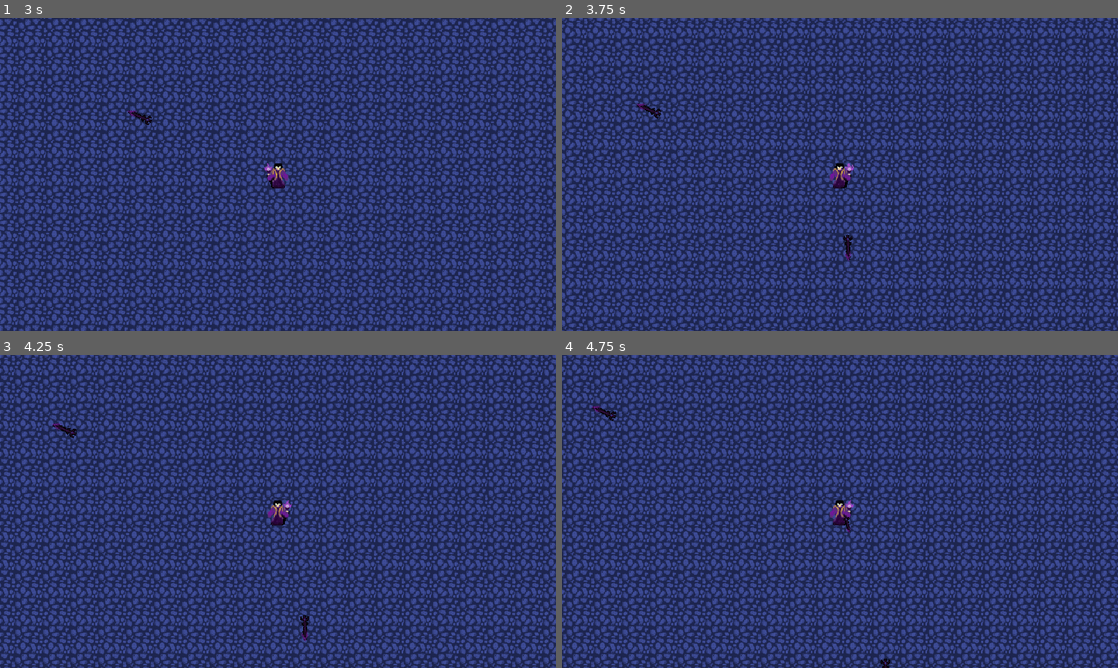
Above: before the commit, frames 1-4 (two rows, left to right).
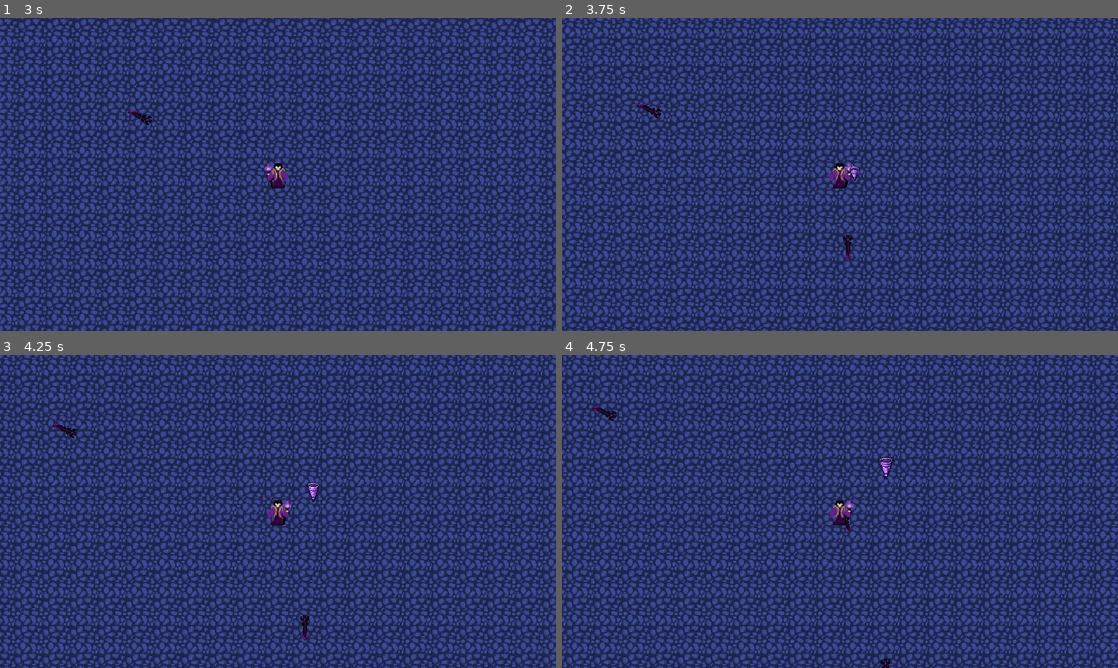
Above: after the commit, the same moments.

Repository: maybiiLen/ShadowMage-Survivor
Game: Godot game, scene res://World/world.tscn
Two runs of this game, one before a commit and one after it. Both use one fixed random seed, a clock stepped at 60 frames per second and the inputs below.
Inputs:
- Up to frame 1 (3 s): tap Enter at 0.5 s; hold D (right) 0.53-1.28 s; hold S (down) 1.28-2.03 s; hold D (right) 2.03-2.78 s; hold W (up) from 2.78 s (still down)
- Up to frame 2 (3.75 s): release W (up) at 3.53 s; hold A (left) from 3.53 s (still down)
- Up to frame 3 (4.25 s): keep holding A (left)
- Up to frame 4 (4.75 s): keep holding A (left)

Frame 1 is identical in both runs. In frame 2, less than 0.1% of the frame differs, in the area x 51-54%, y 47-52%; in frame 3, less than 0.1%; in frame 4, less than 0.1%, in the area x 57-60%, y 32-40%.

Commit message:
Tornado Attack

Diff:
--- a/Enemy/explosion.tscn
+++ b/Enemy/explosion.tscn
@@ -3,6 +3,21 @@
 [ext_resource type="Texture2D" uid="uid://b8nv8r3maq4g4" path="res://Textures/Enemy/explosion_pixelfied.png" id="1_r4n07"]
 [ext_resource type="AudioStream" uid="uid://dj5goss4r8afs" path="res://Audio/SoundEffect/enemy_death.ogg" id="2_7d2pg"]
 [ext_resource type="Script" path="res://Enemy/explosion.gd" id="2_q4ymp"]
+
+[sub_resource type="Animation" id="Animation_3dhpx"]
+length = 0.001
+tracks/0/type = "value"
+tracks/0/imported = false
+tracks/0/enabled = true
+tracks/0/path = NodePath(".:frame")
+tracks/0/interp = 1
+tracks/0/loop_wrap = true
+tracks/0/keys = {
+"times": PackedFloat32Array(0),
+"transitions": PackedFloat32Array(1),
+"update": 1,
+"values": [1]
+}
 
 [sub_resource type="Animation" id="Animation_0csym"]
 resource_name = "explode"
@@ -19,21 +34,6 @@
 "transitions": PackedFloat32Array(1, 1, 1, 1, 1, 1, 1, 1, 1, 1, 1, 1, 1, 1, 1),
 "update": 1,
 "values": [1, 2, 3, 4, 5, 6, 7, 8, 9, 10, 11, 12, 13, 14, 15]
-}
-
-[sub_resource type="Animation" id="Animation_3dhpx"]
-length = 0.001
-tracks/0/type = "value"
-tracks/0/imported = false
-tracks/0/enabled = true
-tracks/0/path = NodePath(".:frame")
-tracks/0/interp = 1
-tracks/0/loop_wrap = true
-tracks/0/keys = {
-"times": PackedFloat32Array(0),
-"transitions": PackedFloat32Array(1),
-"update": 1,
-"values": [1]
 }
 
 [sub_resource type="AnimationLibrary" id="AnimationLibrary_55lcy"]
--- /dev/null
+++ b/Player/Attack/tornado.gd
@@ -0,0 +1,79 @@
+extends Area2D
+
+var level = 1
+var hp = 9999
+var speed = 100.0
+var damage = 5
+var attack_size = 1.0
+var knockback_amount = 100
+
+var last_movement = Vector2.ZERO
+var angle = Vector2.ZERO
+var angle_less = Vector2.ZERO
+var angle_more = Vector2.ZERO
+
+signal remove_from_array(object)
+
+@onready var player = get_tree().get_first_node_in_group("player")
+
+func _ready():
+	match level:
+		1:
+			level = 1
+			hp = 9999
+			speed = 100.0
+			damage = 5
+			attack_size = 1.0
+
+	var move_to_less = Vector2.ZERO
+	var move_to_more = Vector2.ZERO
+
+	match last_movement:
+		Vector2.UP, Vector2.DOWN:
+			move_to_less = global_position + Vector2(randf_range(-1, -0.25), last_movement.y) * 500
+			move_to_more = global_position + Vector2(randf_range(0.25, 1), last_movement.y) * 500
+		Vector2.RIGHT, Vector2.LEFT:
+			move_to_less = global_position + Vector2(last_movement.x, randf_range(-1, -0.25)) * 500
+			move_to_more = global_position + Vector2(last_movement.x, randf_range(0.25, 1)) * 500
+		Vector2(1, 1), Vector2(-1, -1), Vector2(1, -1), Vector2(-1, 1):
+			move_to_less = global_position + Vector2(last_movement.x, last_movement.y * randf_range(0, 0.75)) * 500
+			move_to_more = global_position + Vector2(last_movement.x * randf_range(0, 0.75), last_movement.y) * 500
+
+	angle_less = global_position.direction_to(move_to_less)
+	angle_more = global_position.direction_to(move_to_more)
+
+	var initial_tween = create_tween().set_parallel(true)
+	initial_tween.tween_property(self,"scale",Vector2(1,1)*attack_size,3).set_trans(Tween.TRANS_QUINT).set_ease(Tween.EASE_OUT)
+	var final_speed = speed
+	speed = speed/5.0
+	initial_tween.tween_property(self,"speed",final_speed,6).set_trans(Tween.TRANS_QUINT).set_ease(Tween.EASE_OUT)
+	initial_tween.play()
+
+
+	var tween = create_tween()
+	var set_angle = randi_range(0, 1)
+	if set_angle == 1:
+		angle = angle_less
+		tween.tween_property(self, "angle", angle_more, 2)
+		tween.tween_property(self, "angle", angle_less, 2)
+		tween.tween_property(self, "angle", angle_more, 2)
+		tween.tween_property(self, "angle", angle_less, 2)
+		tween.tween_property(self, "angle", angle_more, 2)
+		tween.tween_property(self, "angle", angle_less, 2)
+	else:
+		angle = angle_more
+		tween.tween_property(self, "angle", angle_less, 2)
+		tween.tween_property(self, "angle", angle_more, 2)
+		tween.tween_property(self, "angle", angle_less, 2)
+		tween.tween_property(self, "angle", angle_more, 2)
+		tween.tween_property(self, "angle", angle_less, 2)
+		tween.tween_property(self, "angle", angle_more, 2)
+
+	tween.play()
+
+func _physics_process(delta):
+	position += angle * speed * delta
+
+func _on_timer_timeout() -> void:
+	emit_signal("remove_from_array")
+	queue_free()
--- /dev/null
+++ b/Player/Attack/tornado.tscn
@@ -0,0 +1,33 @@
+[gd_scene load_steps=5 format=3 uid="uid://bxvgrkqjx2wky"]
+
+[ext_resource type="Texture2D" uid="uid://na2ala4nola0" path="res://Textures/Items/Weapons/tornado.png" id="1_460iq"]
+[ext_resource type="Script" path="res://Player/Attack/tornado.gd" id="1_b73bj"]
+[ext_resource type="AudioStream" uid="uid://bqnu4cdrdeane" path="res://Audio/SoundEffect/tornado.ogg" id="3_rvmil"]
+
+[sub_resource type="RectangleShape2D" id="RectangleShape2D_ksl5y"]
+size = Vector2(20, 26)
+
+[node name="Tornado" type="Area2D" groups=["attack"]]
+top_level = true
+scale = Vector2(0.1, 0.1)
+collision_layer = 4
+collision_mask = 0
+script = ExtResource("1_b73bj")
+
+[node name="Sprite2D" type="Sprite2D" parent="."]
+texture = ExtResource("1_460iq")
+
+[node name="CollisionShape2D" type="CollisionShape2D" parent="."]
+position = Vector2(0, 1)
+shape = SubResource("RectangleShape2D_ksl5y")
+
+[node name="Timer" type="Timer" parent="."]
+wait_time = 20.0
+autostart = true
+
+[node name="snd_attack" type="AudioStreamPlayer" parent="."]
+stream = ExtResource("3_rvmil")
+volume_db = -10.735
+autoplay = true
+
+[connection signal="timeout" from="Timer" to="." method="_on_timer_timeout"]
--- a/Player/player.gd
+++ b/Player/player.gd
@@ -2,13 +2,24 @@
 
 var movement_speed = 40.0
 var hp = 80
+var last_movement = Vector2.UP
 
 #attack
 var shadowSpear = preload("res://Player/Attack/shadow_spear.tscn")
+var tornado = preload("res://Player/Attack/tornado.tscn")
+
 
 #attackNodes
 @onready var shadowSpearTimer = get_node("%ShadowSpearTimer")
 @onready var shadowSpearAttackTimer = get_node("%ShadowSpearAttackTimer")
+@onready var tornadoTimer = get_node("%TornadoTimer")
+@onready var tornadoAttackTimer = get_node("%TornadoAttackTimer")
+
+#Tornado
+var tornado_ammo = 0
+var tornado_baseammo = 1
+var tornado_attackspeed = 3
+var tornado_level = 1
 
 #shadowSpear
 var shadowspear_ammo = 0
@@ -38,6 +49,7 @@
 		sprite.flip_h = false
 
 	if mov != Vector2.ZERO:
+		last_movement = mov
 		if walkTimer.is_stopped():
 			if sprite.frame >= sprite.hframes - 1:
 				sprite.frame = 0
@@ -55,10 +67,31 @@
 		shadowSpearTimer.wait_time = shadowspear_attackspeed
 		if shadowSpearTimer.is_stopped():
 			shadowSpearTimer.start()
+	if tornado_level > 0:
+		tornadoTimer.wait_time = tornado_attackspeed
+		if tornadoTimer.is_stopped():
+			tornadoTimer.start()
 
 func _on_hurt_box_hurt(damage, _angle, _knockback):
 	hp -= damage
 	print(hp)
+
+func _on_tornado_timer_timeout() -> void:
+	tornado_ammo += tornado_baseammo
+	tornadoAttackTimer.start()
+
+func _on_tornado_attack_timer_timeout() -> void:
+	if tornado_ammo > 0:
+		var tornado_attack = tornado.instantiate()
+		tornado_attack.position = position
+		tornado_attack.last_movement = last_movement
+		tornado_attack.level = tornado_level
+		add_child(tornado_attack)
+		tornado_ammo -= 1
+		if tornado_ammo > 0:
+			tornadoAttackTimer.start()
+		else:
+			tornadoAttackTimer.stop()
 
 
 func _on_shadow_spear_timer_timeout() -> void:
--- a/Player/player.tscn
+++ b/Player/player.tscn
@@ -51,6 +51,14 @@
 unique_name_in_owner = true
 wait_time = 0.075
 
+[node name="TornadoTimer" type="Timer" parent="attack"]
+unique_name_in_owner = true
+wait_time = 3.0
+
+[node name="TornadoAttackTimer" type="Timer" parent="attack/TornadoTimer"]
+unique_name_in_owner = true
+wait_time = 0.2
+
 [node name="EnemyDetectionArea" type="Area2D" parent="."]
 collision_layer = 4
 collision_mask = 4
@@ -62,6 +70,8 @@
 [connection signal="hurt" from="HurtBox" to="." method="_on_hurt_box_hurt"]
 [connection signal="timeout" from="attack/ShadowSpearTimer" to="." method="_on_shadow_spear_timer_timeout"]
 [connection signal="timeout" from="attack/ShadowSpearTimer/ShadowSpearAttackTimer" to="." method="_on_shadow_spear_attack_timer_timeout"]
+[connection signal="timeout" from="attack/TornadoTimer" to="." method="_on_tornado_timer_timeout"]
+[connection signal="timeout" from="attack/TornadoTimer/TornadoAttackTimer" to="." method="_on_tornado_attack_timer_timeout"]
 [connection signal="body_entered" from="EnemyDetectionArea" to="." method="_on_enemy_detection_area_body_entered"]
 [connection signal="body_exited" from="EnemyDetectionArea" to="." method="_on_enemy_detection_area_body_exited"]
 
Binary file changed: Textures/Items/Weapons/tornado.png
